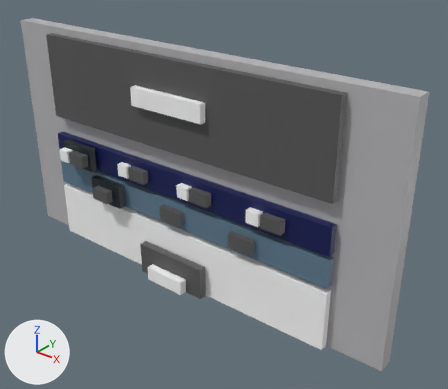
Before and after pictures for a commit that changed the glTF model public/models/iicEvents.glb.
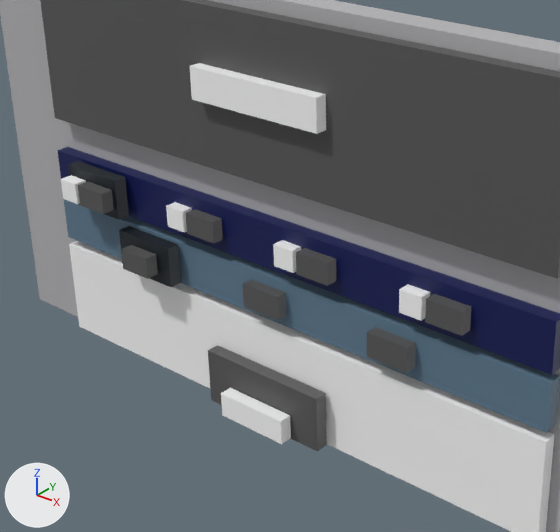
There are two pictures of each version: one whole from a 50 mm lens placed at (17.0, -18.4, 16.4), pointed at (1.9, 0.4, 4.7), one close up on the part from 6% to 75% of the width and 13% to 88% of the height. The lights are fixed; the arrows at lower left show +X, +Y and +Z. Where no turn or scale is listed for an object, it has been applied to the vertices.
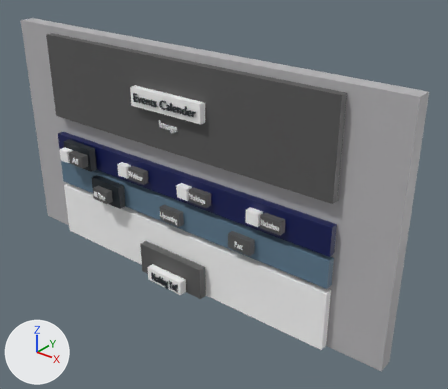
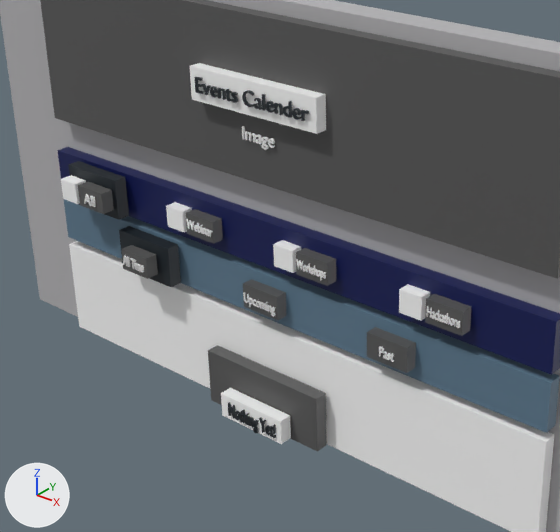
Commit message: text on projects

Patch to the scene script:
```diff
--- a/public/models/iicEvents.glb.py
+++ b/public/models/iicEvents.glb.py
@@ me_text_009 @@
+me_text_009.from_pydata(...)  # 1748 vertices, 3460 faces; spans x 0.02..1.61, y -0.03..0.03, z -0.13..0.38
+me_text_009.materials.append(mat_head3)  # dark blue #1d262c
@@ me_text_008 @@
+me_text_008.from_pydata(...)  # 844 vertices, 1680 faces; spans x 0.018..0.414, y -0.02..0.02, z -0.003..0.25
+me_text_008.materials.append(mat_front)  # white #ffffff
@@ me_text_007 @@
+me_text_007.from_pydata(...)  # 1644 vertices, 3268 faces; spans x 0.015..1.028, y -0.02..0.02, z -0.084..0.25
+me_text_007.materials.append(mat_front)  # white #ffffff
@@ me_text_006 @@
+me_text_006.from_pydata(...)  # 570 vertices, 1116 faces; spans x 0.0..0.775, y -0.024..0.024, z -0.004..0.279
+me_text_006.materials.append(mat_front)  # white #ffffff
@@ me_text_005 @@
+me_text_005.from_pydata(...)  # 1740 vertices, 3448 faces; spans x 0.013..0.851, y -0.019..0.019, z -0.003..0.237
+me_text_005.materials.append(mat_front)  # white #ffffff
@@ me_text_004 @@
+me_text_004.from_pydata(...)  # 1346 vertices, 2664 faces; spans x 0.0..0.867, y -0.018..0.018, z -0.079..0.233
+me_text_004.materials.append(mat_front)  # white #ffffff
@@ me_text_003 @@
+me_text_003.from_pydata(...)  # 1100 vertices, 2180 faces; spans x 0.0..0.892, y -0.02..0.02, z -0.003..0.25
+me_text_003.materials.append(mat_front)  # white #ffffff
@@ me_text_002 @@
+me_text_002.from_pydata(...)  # 38 vertices, 68 faces; spans x 0.0..0.423, y -0.024..0.024, z 0.0..0.279
+me_text_002.materials.append(mat_front)  # white #ffffff
@@ me_text_001 @@
+me_text_001.from_pydata(...)  # 1280 vertices, 2556 faces; spans x 0.033..1.013, y -0.026..0.026, z -0.1..0.298
+me_text_001.materials.append(mat_front)  # white #ffffff
@@ me_text @@
+me_text.from_pydata(...)  # 2062 vertices, 4088 faces; spans x 0.04..3.46, y -0.03..0.03, z 0.0..0.36
+me_text.materials.append(mat_head3)  # dark blue #1d262c
@@ ob_text_009 @@
+ob_text_009 = bpy.data.objects.new('Text.009', me_text_009)
+ob_text_009.location = (-0.77, -1.59, 0.3)
@@ ob_text_008 @@
+ob_text_008 = bpy.data.objects.new('Text.008', me_text_008)
+ob_text_008.location = (3.66, -1.08, 3.45)
@@ ob_text_007 @@
+ob_text_007 = bpy.data.objects.new('Text.007', me_text_007)
+ob_text_007.location = (-0.52, -1.08, 3.45)
@@ ob_text_006 @@
+ob_text_006 = bpy.data.objects.new('Text.006', me_text_006)
+ob_text_006.location = (-4.37, -1.59, 3.48)
@@ ob_text_005 @@
+ob_text_005 = bpy.data.objects.new('Text.005', me_text_005)
+ob_text_005.location = (4.93, -1.08, 4.9)
@@ ob_text_004 @@
+ob_text_004 = bpy.data.objects.new('Text.004', me_text_004)
+ob_text_004.location = (1.26, -1.08, 4.9)
@@ ob_text_003 @@
+ob_text_003 = bpy.data.objects.new('Text.003', me_text_003)
+ob_text_003.location = (-2.38, -1.08, 4.9)
@@ ob_text_002 @@
+ob_text_002 = bpy.data.objects.new('Text.002', me_text_002)
+ob_text_002.location = (-5.72, -1.59, 4.85)
@@ ob_text_001 @@
+ob_text_001 = bpy.data.objects.new('Text.001', me_text_001)
+ob_text_001.location = (-0.6, -0.79, 7.56)
@@ ob_text @@
+ob_text = bpy.data.objects.new('Text', me_text)
+ob_text.location = (-1.73, -1.11, 8.54)
```

What differs and where, as boxes (x1, y1, x2, y2) in the close-ups (560 x 532 px):
'Text', added
    after: (194, 77, 309, 121)
'Text.009', added
    after: (228, 402, 276, 438)
'Text.001', added
    after: (242, 126, 275, 150)
'Text.005', added
    after: (427, 306, 460, 328)
'Text.007', added
    after: (243, 292, 276, 317)
'Text.004', added
    after: (296, 259, 326, 281)
'Text.003', added
    after: (186, 219, 213, 237)
'Text.006', added
    after: (123, 255, 144, 273)
'Text.008', added
    after: (379, 346, 394, 362)
'Text.002', added
    after: (84, 194, 96, 207)
